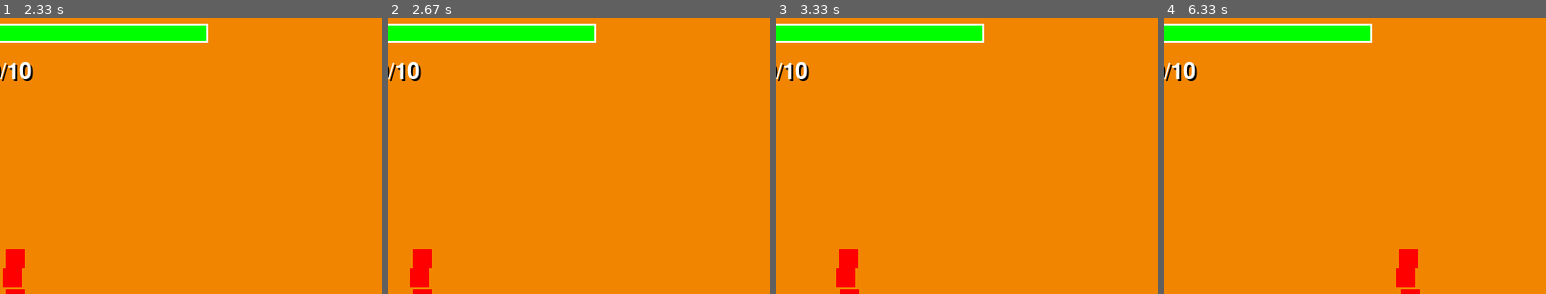
Above: before the commit, frames 1-4 (left to right).
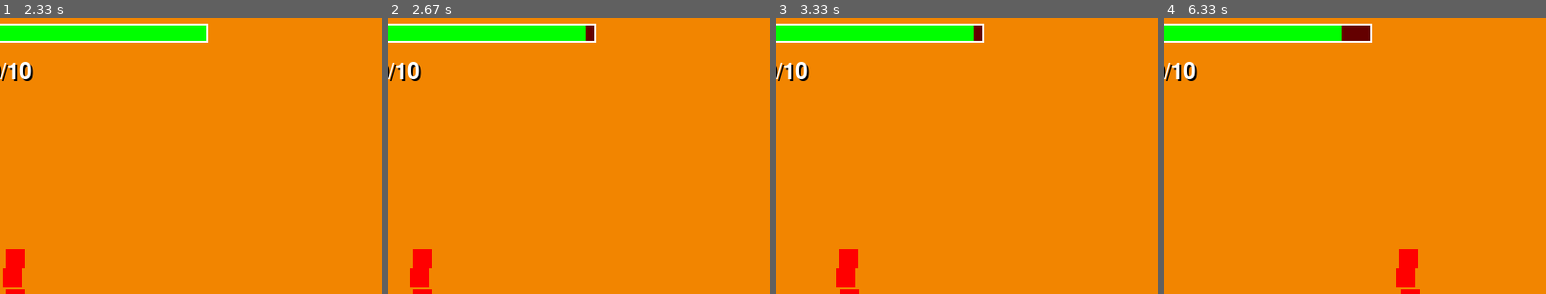
Above: after the commit, the same moments.

Repository: gabrielandrade-95/Projeto-Final-IP-Pygame
Game: pygame game, started from main.py
Two runs of this game, one before a commit and one after it. Both use one fixed random seed, a clock stepped at 60 frames per second and the inputs below.
Inputs:
- Up to frame 1 (2.33 s): tap W at 0.33 s; hold Space 0.67-1.13 s; hold Right 0.67-1.13 s; hold Right 1.17-1.63 s; hold Up 1.67-1.97 s; hold Right from 2 s (still down)
- Up to frame 2 (2.67 s): release Right at 2.47 s; hold Left from 2.5 s (still down)
- Up to frame 3 (3.33 s): release Left at 3.03 s; hold Down from 3.07 s (still down)
- Up to frame 4 (6.33 s): release Down at 3.37 s; hold Left 3.4-3.8 s; hold Up 3.83-4.2 s; hold Right 4.23-4.87 s; hold Down 4.9-5.27 s; hold Left 5.3-5.77 s; tap Space at 5.8, 6.2 s; hold Right from 6.13 s (still down)
The pictures show only the part of the screen within x 12-62%, y 1-51%; the shares and areas given below are measured in that part.

Frame 1 is identical in both runs. In frame 2, 0.1% of the frame differs, in the area x 51-54%, y 2-9%; in frame 3, 0.1%; in frame 4, 0.4%, in the area x 46-54%, y 2-9%.

Commit message:
Pequenos ajustes

Diff:
--- a/Mecanicas/mecanicaPlayer.py
+++ b/Mecanicas/mecanicaPlayer.py
@@ -13,7 +13,7 @@
         self.direcao_da_frente = "direita"  # Inicialmente, o jogador está olhando para a direita
         self.cooldown_tiro = 300  # Tempo em milissegundos (300 = meio segundo)
         self.ultimo_tiro = 0      # Relógio zera quando o jogo começa
-        self.vida_jogador = 1000
+        self.vida_jogador = 10
 
 
 
@@ -90,6 +90,9 @@
                                 return True
             return False
 
+
+
+
     def desenhar(self, tela):
         retangulo = pygame.Rect(self.x, self.y, self.largura, self.altura)
         pygame.draw.rect(tela, self.cor, retangulo)
--- a/entidades/novo_inimigo.py
+++ b/entidades/novo_inimigo.py
@@ -84,7 +84,7 @@
 
     def dano_boss (self, projetil):
         if self.rect.colliderect(projetil.rect):  # Se o retângulo do boss colidir com o retângulo do projetil
-            self.vida -= 1.5  # Reduz a vida do boss
+            self.vida -= 1  # Reduz a vida do boss
             projetil.kill()  # Mata o projetil
             if self.vida <= 0:
                 self.kill()  # Mata o boss se a vida chegar a zero
--- a/sistemas/coletaveis.py
+++ b/sistemas/coletaveis.py
@@ -14,7 +14,7 @@
             self.imagem_original = pygame.image.load(caminho_imagem).convert_alpha()
             self.imagem = pygame.transform.scale(self.imagem_original, (40, 40))
 
-        except pygame.error:
+        except (pygame.error, FileNotFoundError):
             self.imagem = pygame.Surface((30, 30))
             self.imagem.fill((255, 0, 0))
 
@@ -56,6 +56,12 @@
 class Espingarda(ColetavelBase):
     def __init__(self, x, y):
         super().__init__(x, y, "Espingarda", "assets/espingarda.png")
+
+class Pitu (ColetavelBase):
+    def __init__(self, x, y):
+        super().__init__(x, y, "Pitu", "assets/Pitu.png")
+
+
 
 
 #criar o inv
--- a/sistemas/jogo.py
+++ b/sistemas/jogo.py
@@ -4,7 +4,7 @@
 from Mecanicas.mecanicaPlayer import Jogador
 from entidades.projetil import Projetil
 from entidades.novo_inimigo import Inimigo, InimigoRapido, Boss
-from sistemas.coletaveis import Peixeira, Revolver, Espingarda, Inventario
+from sistemas.coletaveis import Peixeira, Revolver, Espingarda, Inventario, Pitu
 
 
 class Jogo:
@@ -38,6 +38,7 @@
         self.peixeira_coletada = False
         self.revolver_coletado = False
         self.espingarda_coletada = False
+        self.pitu_coletada = False
 
         #cria a peixeira no chão
         peixeira = Peixeira(400, 250)
@@ -128,6 +129,7 @@
                 if inimigo.dano_inimigo(projetil):
                     self.kills += 1
 
+
     def checar_vida(self):
         #ver se morreu
         if self.player.vida_jogador <= 0:
@@ -144,6 +146,23 @@
             espingarda = Espingarda(400, 250)
             self.grupo_coletaveis.add(espingarda)
 
+    def criar_pitu (self):
+        if (self.fase_completa1) and (not self.fase_completa2) and (not self.pitu_coletada):
+            pitu = Pitu(350, 125)
+            self.grupo_coletaveis.add(pitu)
+        if (self.fase_completa2) and (not self.fase_completa3) and (not self.pitu_coletada):
+            pitu = Pitu(350, 125)
+            self.grupo_coletaveis.add(pitu)
+
+    def coletar_pitu (self, grupo_coletaveis):
+        for coletavel in grupo_coletaveis:
+            if isinstance(coletavel, Pitu) and not self.pitu_coletada:
+                if self.player.rect.colliderect(coletavel.obter_rect()):
+                    self.player.vida_jogador += (self.player.vida_jogador) * 0.5
+                    self.player.vida_jogador = min(self.player.vida_jogador, 10) #limita a vida do jogador a 10
+                    return True
+        return False
+
     def criar_boss(self):
         self.onda_inimigos(self.grupo_inimigos, self.player, inimigo="boss")
 
@@ -151,7 +170,7 @@
         largura = 300
         altura = 20
 
-        preenchimento = (self.player.vida_jogador / 1000) * largura
+        preenchimento = (self.player.vida_jogador / 10) * largura
         preenchimento = min(preenchimento, largura)
 
         pygame.draw.rect(self.tela, (100, 0, 0), (10, 10, largura, altura))
@@ -189,6 +208,7 @@
         #colisoes
         self.checar_colisoes()
         self.player.dano_jogador(self.grupo_inimigos)
+        self.coletar_pitu(self.grupo_coletaveis)
 
         #atualizar inimigos
         for inimigo in self.grupo_inimigos:
@@ -197,6 +217,7 @@
         #vendo se já pode criar revolver ou espingarda
         self.criar_revolver()
         self.criar_espingarda()
+        self.criar_pitu()
 
         #processar a coleta de itens
         for coletavel in self.grupo_coletaveis:
@@ -211,6 +232,9 @@
 
             elif isinstance(coletavel, Espingarda) and coletavel.coletado:
                 self.espingarda_coletada = True
+
+            elif isinstance(coletavel, Pitu) and coletavel.coletado:
+                self.pitu_coletada = True
 
         # verificando se a fase foi completada
         if self.fase_completa1 == False and self.kills >= 10:
@@ -220,6 +244,7 @@
         elif (self.fase_completa2 == False) and (self.fase_completa1 == True) and self.kills >= 10:
             self.fase_completa2 = True
             self.inicio_fase_3 = True
+            self.pitu_coletada = False
             self.grupo_inimigos.empty()
             self.kills = 0
         elif (self.fase_completa3 == False) and (self.fase_completa2 == True) and self.kills >= 10:
Binary file added: assets/Pitu.png
